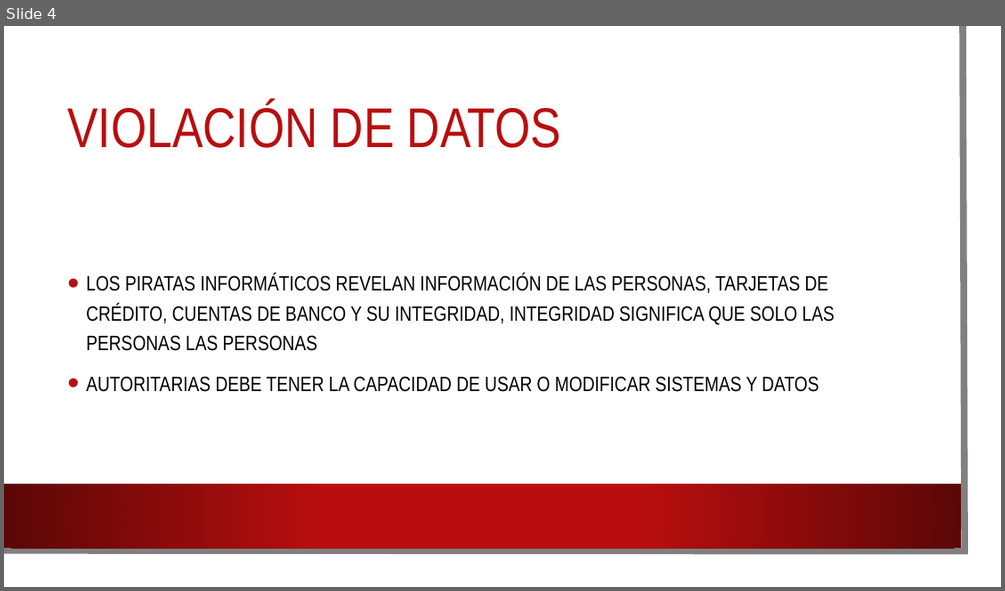
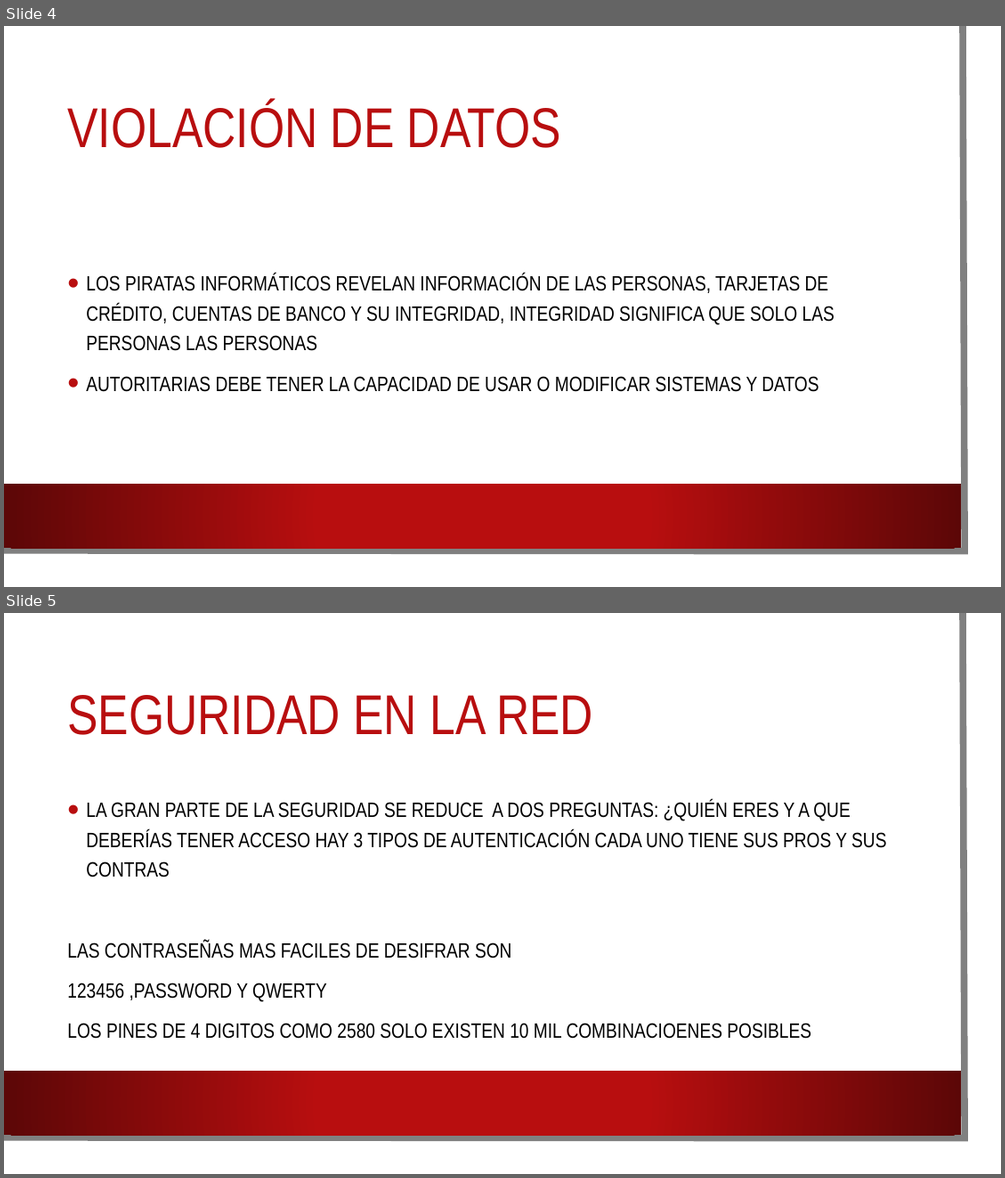
Before and after one commit to erickevsh/ImpSofSisIn, a slide deck: Ciber seguridad.pptx. Shown one above the other, each under a label of ours: slide 4 before the commit, slides 4 and 5 after it. The pictures are 1005x591 and 1005x1178 pixels, drawn with LibreOffice and Linux fonts; fonts in the diff are those of the drawing; background and template pictures are left out. Boxes give left, top, right and bottom in pixels: in the first picture for what was removed or moved away, otherwise in the second. Text is boxed around its words. In the diff, an @@ line names an element or a change of style, - is before the commit and + after.

```diff
--- a/Ciber seguridad.pptx
+++ b/Ciber seguridad.pptx
@@ slide 5 added at [4,613,1001,1174], background picture (left out); not listed: 3 template elements that a slide beside it also shows @@
@@ title added at [67,695,593,735], 54 pt, text #B80E0F @@
+SEGURIDAD EN LA RED
@@ text added at [67,800,886,1038], 20 pt, text #000000 @@
+• LA GRAN PARTE DE LA SEGURIDAD SE REDUCE A DOS PREGUNTAS: ¿QUIÉN ERES Y A QUE DEBERÍAS TENER ACCESO HAY 3 TIPOS DE AUTENTICACIÓN CADA UNO TIENE SUS PROS Y SUS CONTRAS
+LAS CONTRASEÑAS MAS FACILES DE DESIFRAR SON
+123456 ,PASSWORD Y QWERTY
+LOS PINES DE 4 DIGITOS COMO 2580 SOLO EXISTEN 10 MIL COMBINACIOENES POSIBLES
```
Also in this commit, not shown: 5 other slides added.
